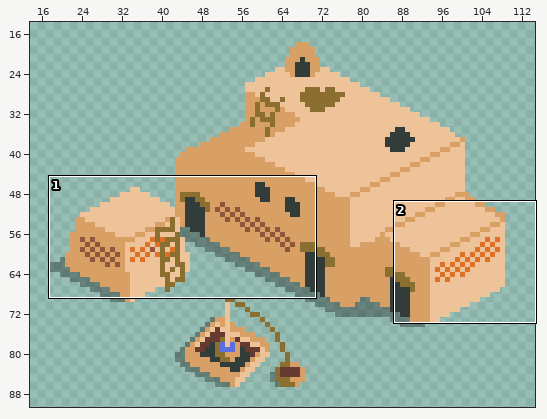
Two states of a pixel-art file, Pixel Art/Buildings/Sumerian Village Center.ase. Above, an overview of the earlier version with the close-up marked.
Close-up. Before the edit:
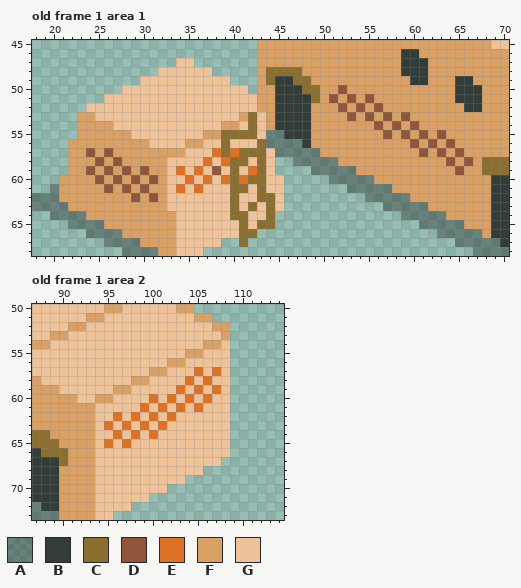
128x96 pixels, 1 frame. Shown: old frame 1 area 1: x 18..70, y 45..68; old frame 1 area 2: x 87..114, y 50..73. The wide view leaves out empty margins. The commit also changed other frames or places, which this record leaves out.
Visible layers, top first: "Building", "Shadow".
Palette (. is transparent): A #00000050  B #323c39  C #8a6f30  D #8f563b  E #df7126  F #d9a066  G #eec39a
Pixels before, old frame 1 area 1, first column x 18:
45 .........................FFFFFFFFFFFFFFFFFFFFFFFFFFGG
46 .........................FFFFFFFFFFFFFFFFBBFFFFFFFFFF
47 ................GG.......FFFFFFFFFFFFFFFFBBBFFFFFFFFF
48 ..............GGGGGG.....FCCCCFFFFFFFFFFFBBBFFFFFFFFF
49 ............GGGGGGGGGG...FCBBCCFFFFFFFFFFFBBFFFBBFFFF
50 ..........GGGGGGGGGGGGGG.FFBBBCCFFDFFFFFFFFFFFFBBBFFF
51 ........GGGGGGGGGGGGGGGGGFFBBBBCFDFDFDFFFFFFFFFBBBFFF
52 ......GGGGGGGGGGGGGGGGGGGFFBBBBFFFDFDFDFFFFFFFFFBBFFF
53 .....FFGGGGGGGGGGGGGGGGFCGFBBBBFFFFDFDFDFDFFFFFFFFFFF
54 .....FFFFGGGGGGGGGGGGFFGCGFBBBBFFFFFFFDFDFDFFFFFFFFFF
55 .....FFFFFFGGGGGGGGFFCCCCGAABBBFFFFFFFFDFDFDFDFFFFFFF
56 ....FFFFFFFFFGGGGFFGGCGGGCAAAABFFFFFFFFFFFDFDFDFFFFFF
57 ....FFDFDFFFFFFFFGGGECECCCGAAAAAFFFFFFFFFFFDFDFDFFFFF
58 ....FFFDFDFFFFFGGGGEGECCGCG..AAAAAFFFFFFFFFFFFDFDFCCC
59 ....FFDFDFDFDFFGEGEGDGCGECG....AAAAAFFFFFFFFFFFDFFCCC
60 ...FFFFDFDFDFDFGGEGEGECECCGG.....AAAAAFFFFFFFFFFFFFBB
61 ..AFFFFFDFDFDFFGEGEGGGCCGCGG.......AAAAAFFFFFFFFFFFBB
62 AAAFFFFFFFFDFDFGGGGGGGCGGCCG.........AAAAAFFFFFFFFFBB
63 AAAAFFFFFFFFFFFGGGGGGGCGCGCG...........AAAAAFFFFFFFBB
64 ..AAAAFFFFFFFFFFGGGGGGCCGGC..............AAAAAFFFFFBB
65 ....AAAAFFFFFFFFGGGGGGGCGCC................AAAAAFFFBB
66 ......AAAAFFFFFFGGGGGGGCC....................AAAAAFBB
67 ........AAAAFFFFGGGGG..C.......................AAAAAB
68 ..........AAAAFFGGG..............................AAAA
Pixels before, old frame 1 area 2, first column x 87:
50 GGGGGGGGFFGGGGGGFF....
51 GGGGGGFFGGGGGGGGGGFF..
52 GGGGFFGGGGGGGGGGGGGGFF
53 GGFFGGGGGGGGGGGGGGGGGF
54 FFGGGGGGGGGGGGGGGGGFFG
55 GGGGGGGGGGGGGGGGGFFGGG
56 GGGGGGGGGGGGGGGFFGGGGG
57 GGGGGGGGGGGGGFFGGGEGEG
58 FGGGGGGGGGGFFGGGGEGEGG
59 FFFGGGGGGFFGGGGGEGEGEG
60 FFFFFGGFFGGGGEGEGEGEGG
61 FFFFFFFGGGGGEGEGEGEGGG
62 FFFFFFFGGEGEGEGEGGGGGG
63 FFFFFFFGEGEGEGEGGGGGGG
64 CCFFFFFGGEGEGEGGGGGGGG
65 CCCFFFFGEGEGGGGGGGGGGG
66 BCCCFFFGGGGGGGGGGGGGGG
67 BBBCFFFGGGGGGGGGGGGGG.
68 BBBFFFFGGGGGGGGGGGG...
69 BBBFFFFGGGGGGGGGG.....
70 BBBFFFFGGGGGGGG.......
71 BBBFFFFGGGGGG.........
72 ABBFFFFGGGG...........
73 AAAFFFFGG.............
The same view after the edit:
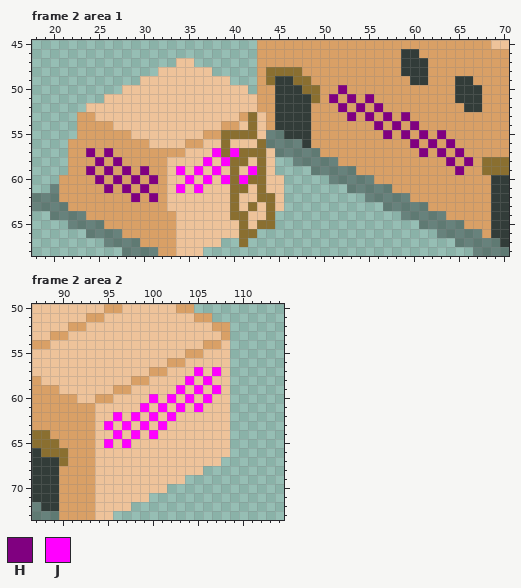
Colours new in this view: H #800080  J #ff00ff
A new or re-ordered frame is compared with the old frame closest to it.
Commit: Added construction art for Tribe Center
What changed:
frames 1 -> 2
Frame 2 area 1 is new; against old frame 1, layer "Building":
The edit turns colour D into colour H in row 50 at x 52; in row 51 at x 51, 53 and 55; in row 52 at x 52, 54 and 56; in row 53 at x 53, 55, 57 and 59; in row 54 at x 56, 58 and 60; in row 55 at x 57, 59, 61 and 63.
The edit turns colour D into colour H in row 56 at x 60, 62 and 64; in row 57 at x 24, 26, 61, 63 and 65; in row 58 at x 25, 27, 64 and 66; in row 59 at x 24, 26, 28, 30 and 65; in row 60 at x 25, 27, 29 and 31; in row 61 at x 26, 28 and 30.
The edit turns colour D into colour H in row 62 at x 29 and 31.
The edit turns colour D into colour J in row 59 at x 38.
The edit turns colour E into colour J in row 57 at x 38 and 40; in row 58 at x 37 and 39; in row 59 at x 34, 36 and 42; in row 60 at x 35, 37, 39 and 41; in row 61 at x 34 and 36.
Frame 2 area 2 is new; against old frame 1, layer "Building":
The edit turns colour E into colour J in row 57 at x 105 and 107; in row 58 at x 104 and 106; in row 59 at x 103, 105 and 107; in row 60 at x 100, 102, 104 and 106; in row 61 at x 99, 101, 103 and 105; in row 62 at x 96, 98, 100 and 102.
The edit turns colour E into colour J in row 63 at x 95, 97, 99 and 101; in row 64 at x 96, 98 and 100; in row 65 at x 95 and 97.
